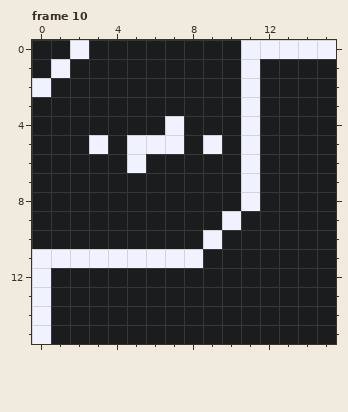
Pixel-art file, stored at Assets/SpriteSheets/ConveyerLink3.aseprite. The first picture shows the starting point.
16x16 pixels, 16 frames. Shown: frame 10.
After:
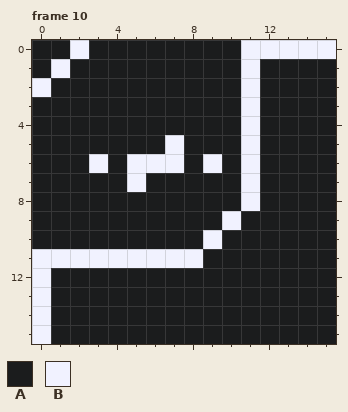
Palette (. is transparent): A #1b1c1d  B #f1f2ff
Author's note on the commit: Conveyer Finalization / Bug Fixing / Polishing
From old to new:
Frame 10:
Colour A replaces colour B in row 4 at x 7; in row 5 at x 3, 5 to 6 and 9.
Colour B replaces colour A in row 6 at x 3, 6 to 7 and 9; in row 7 at x 5.
Pixel boxes of the changes (left, top, right, bottom) in both pictures:
changed: (89, 116, 222, 192)
